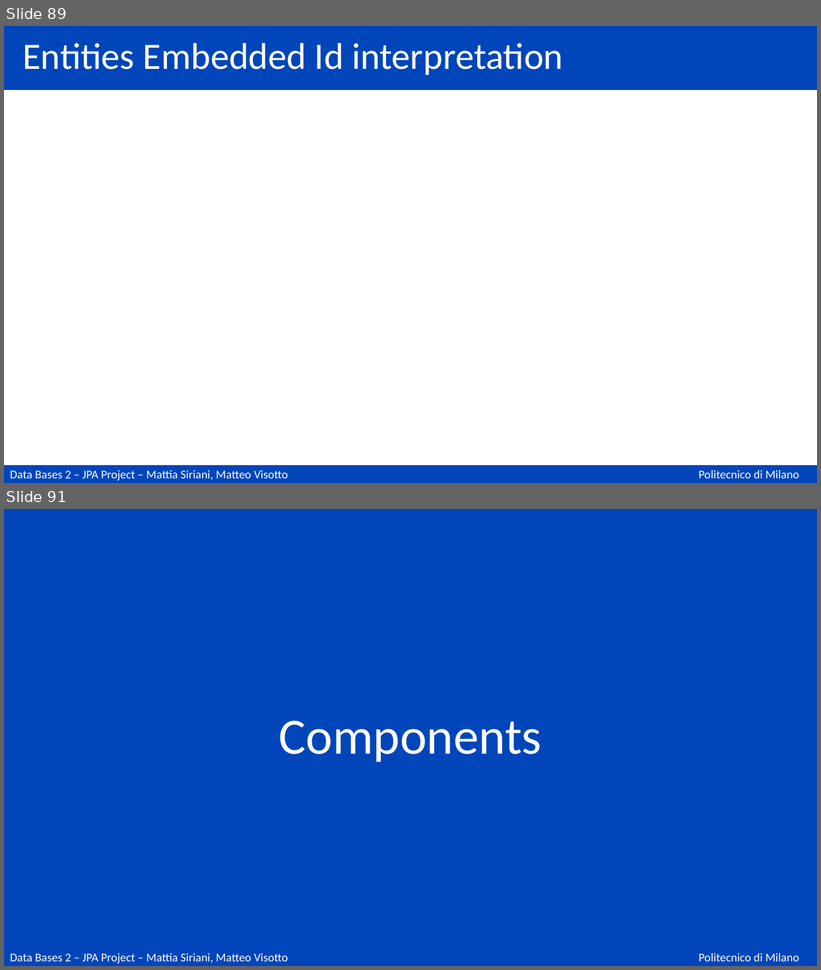
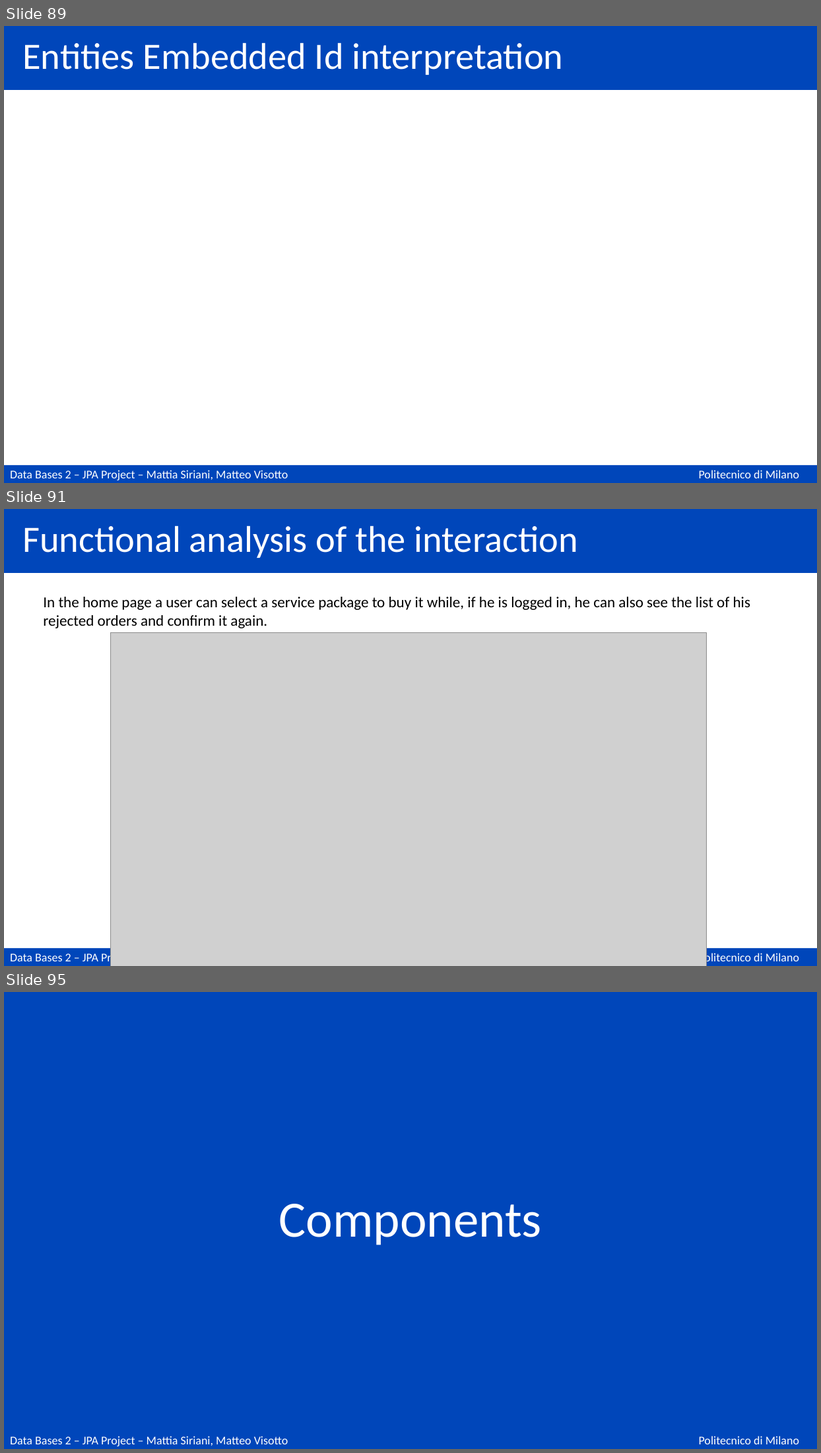
Before and after one commit to matteovisotto/DB2-SirianiVisotto, a slide deck: Documentation.pptx. Shown one above the other, each under a label of ours: slides 89 and 91 before the commit, slides 89, 91 and 95 after it; the slides between them are not shown. The pictures are 821x970 and 821x1453 pixels, drawn with LibreOffice and Linux fonts; fonts in the diff are those of the drawing; grey boxes stand for pictures. Boxes give left, top, right and bottom in pixels: in the first picture for what was removed or moved away, otherwise in the second. Text is boxed around its words. In the diff, an @@ line names an element or a change of style, - is before the commit and + after.

```diff
--- a/Documentation.pptx
+++ b/Documentation.pptx
@@ slide 91 added at bbox=[4, 509, 817, 966], background #FFFFFF; not listed: 3 template elements that a slide beside it also shows @@
@@ title added at bbox=[22, 525, 579, 558], 44 pt, text #FFFFFF @@
+Functional analysis of the interaction
@@ text added at bbox=[43, 597, 750, 628], 18 pt, text #000000 @@
+In the home page a user can select a service package to buy it while, if he is logged in, he can also see the list of his rejected orders and confirm it again.
@@ picture added at bbox=[110, 632, 707, 966] @@
@@ what was slide 91 is now slide 95 @@
```
Also in this commit, not shown: 4 other slides added, 1 slide removed.
